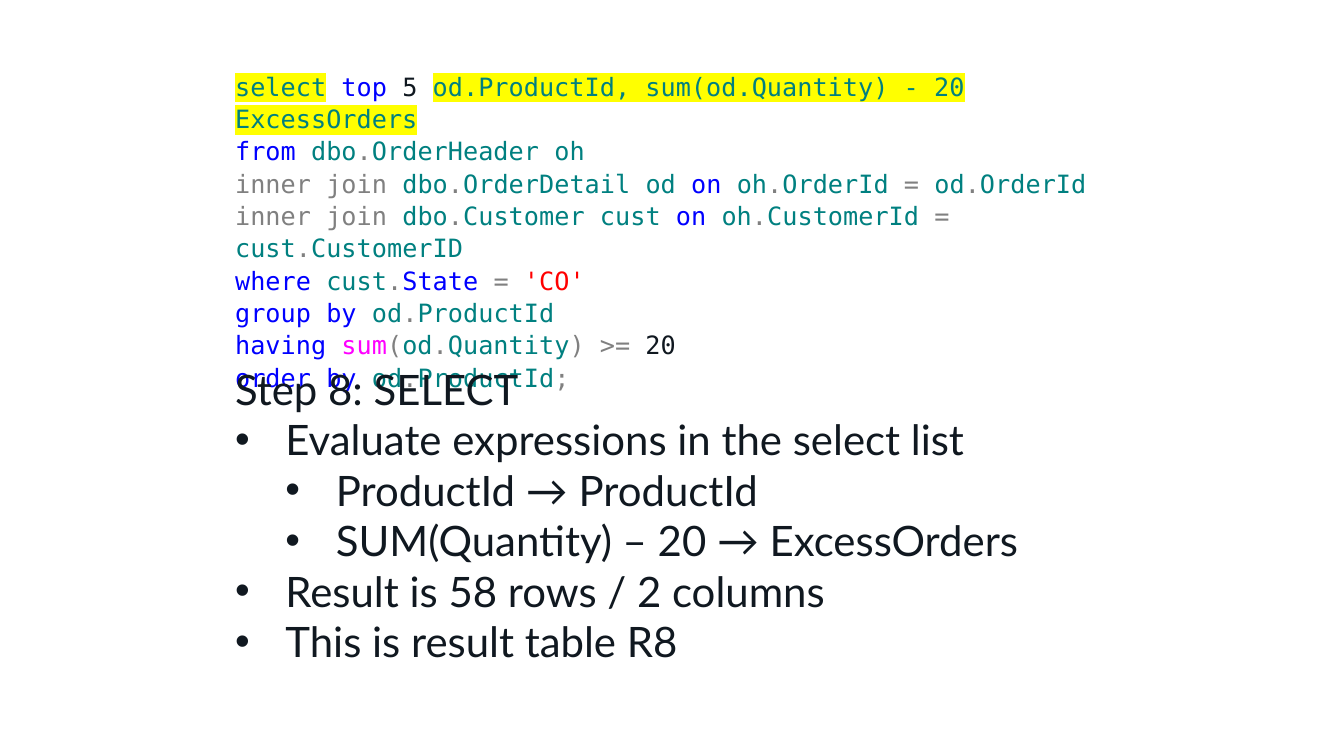
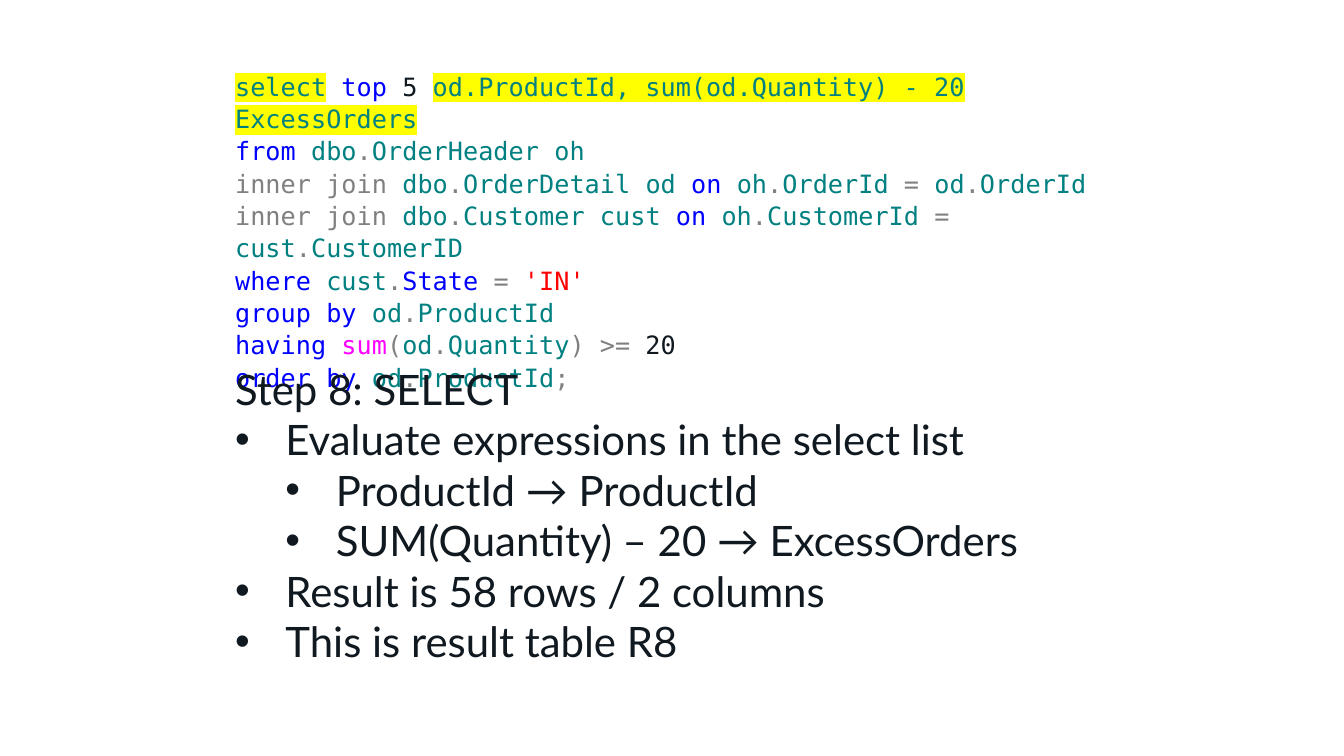
Before and after one commit to tf3604/OptimizerPresentation, a slide deck: slide 16 of Optimizer.pptx. Drawn at 1344x756 pixels with LibreOffice and Linux fonts; fonts in the diff are those of the drawing; background and template pictures are left out. Boxes give left, top, right and bottom in pixels: in the first picture for what was removed or moved away, otherwise in the second. Text is boxed around its words. In the diff, an @@ line names an element or a change of style, - is before the commit and + after.

```diff
--- a/Optimizer.pptx
+++ b/Optimizer.pptx
@@ text at (235, 271, 585, 291): text changed @@
-where cust.State = 'CO'
+where cust.State = 'IN'
```
Also in this commit, not shown: 12 other slides changed.
